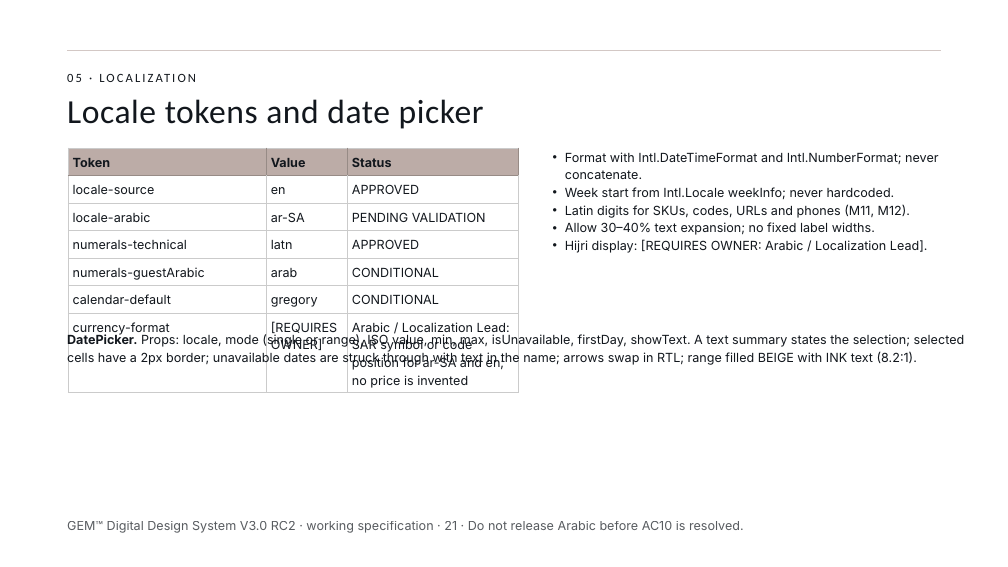
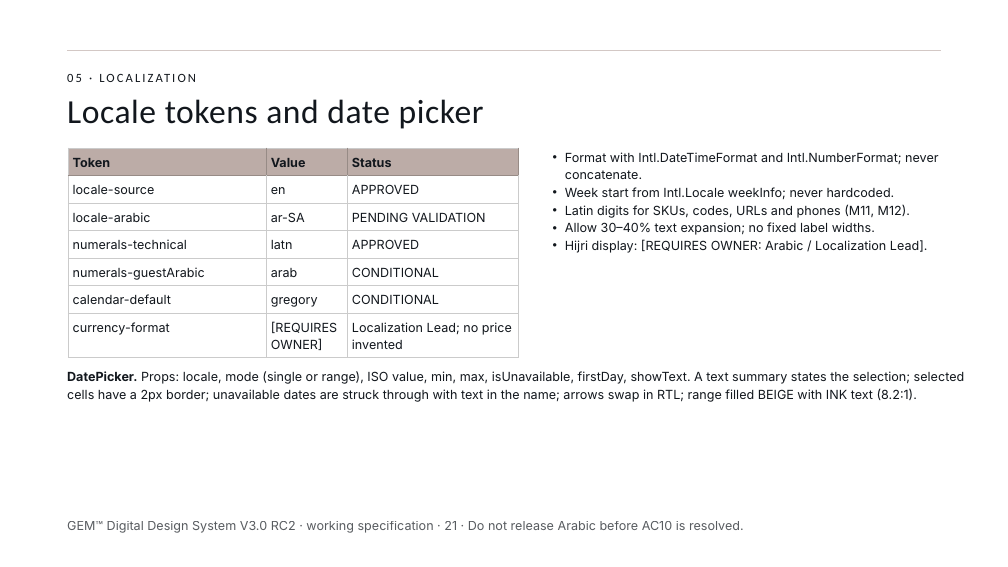
Before and after one commit to mashaelalh/GEM, a slide deck: slide 21 of PartB_RC2/01_source/B-RC2.pptx. Drawn at 1008x567 pixels with LibreOffice and Linux fonts; fonts in the diff are those of the drawing. Boxes give left, top, right and bottom in pixels: in the first picture for what was removed or moved away, otherwise in the second. Text is boxed around its words. In the diff, an @@ line names an element or a change of style, - is before the commit and + after.

```diff
--- a/PartB_RC2/01_source/B-RC2.pptx
+++ b/PartB_RC2/01_source/B-RC2.pptx
@@ table at [68, 148, 518, 354] @@
-row 7, column 3: Arabic / Localization Lead: SAR symbol or code position for ar-SA and en; no price is invented
+row 7, column 3: Localization Lead; no price invented
@@ text "DatePicker. Props: locale, mode (single ...": place and size @@
-text "DatePicker. Props: locale, mode (single ..." at [67, 334, 965, 365]
+text "DatePicker. Props: locale, mode (single ..." at [67, 371, 965, 402]
```
Also in this commit, not shown: 4 other slides changed, 6 other files.
